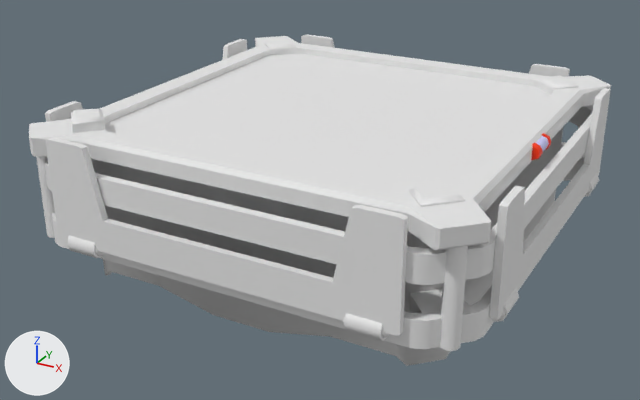
Before and after pictures for a commit that changed the FBX model Assets/asteroid-hatch.fbx.
The view is the same before and after, from a 50 mm lens placed at (0.0574, -0.1103, 0.0495), pointed at (-0.0016, -0.003, -0.0042). Lighting does not change. The marker at lower left points along +X, +Y and +Z. Objects named as collision shapes, trigger or cutter boxes, shadow casters or lower levels of detail are left out. Where no turn or scale is listed for an object, it has been applied to the vertices.

Names of what the first picture shows: 'asteroid-hatch', 'circular-hinge_003', 'clamp', 'clamp_001', 'clamp_002', 'clamp_003', 'frame', 'frame_001', 'outer-cylinder_002', 'outer-cylinder_003'.
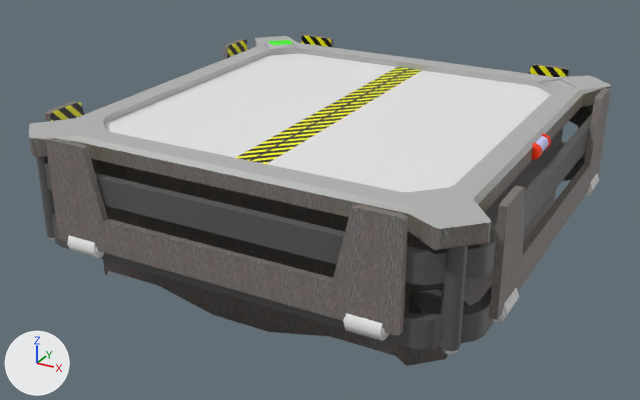
The newer file is also turned or shifted as a whole; pictures and numbers use the older file's frame.

Boxes (x1, y1, x2, y2) around the edits, measured in the pictures (640 x 400 px):
'clamp_001', recoloured, surface changed: (46, 138, 408, 335) in both
'frame', recoloured, surface changed: (45, 106, 594, 285) in both
'clamp_003', recoloured, surface changed: (489, 88, 611, 320) in both
'frame_001', recoloured, surface changed (grey to black): (52, 142, 585, 349) in both
'outer-cylinder_003', recoloured: (440, 246, 468, 351) in both
'clamp_002', recoloured, surface changed: (45, 39, 247, 161) in both
'clamp', recoloured: (301, 34, 570, 134) in both
'outer-cylinder_002', recoloured: (36, 156, 55, 238) in both
part 1 of me_asteroid_hatch, cut back: before (71, 43, 583, 214); after (532, 79, 578, 94)
part 2 of me_asteroid_hatch, recoloured: (29, 36, 611, 366) in both

Patch to the scene script:
```diff
--- a/Assets/asteroid-hatch.fbx.py
+++ b/Assets/asteroid-hatch.fbx.py
@@ me_clamp @@
 me_clamp.from_pydata(...)  # 40 vertices, 32 faces; spans x -0.025..0.025, y 0.0..0.001, z 0.0..0.0143
-me_clamp.materials.append(mat_unnamed)  # white #e7e7e7
+me_clamp.materials.append(mat_asteroid_hatch__asteroid_hatch_png)  # picture img_asteroid_hatch_png
@@ me_asteroid_hatch @@
 # used by ob_asteroid_hatch; location = (0.0, 0.0, 0.0); rotation_euler = (0.0, 0.0, 3.142), in degrees (0, 0, 180); scale = (0.01, 0.01, 0.01)
-me_asteroid_hatch.from_pydata(...)  # 400 vertices, 374 faces; spans x -3.26..3.26, y -3.26..3.26, z -1.2..1.21
+me_asteroid_hatch.from_pydata(...)  # 336 vertices, 309 faces; spans x -3.26..3.26, y -3.26..3.26, z -1.2..1.11
+# me_asteroid_hatch part 1: 6 vertices moved from x -2.85..-2.28, y -2.85..-2.28, z 1.06..1.11 to x -2.85..-2.28, y -2.85..-2.28, z 0.97..1.02; 66 vertices removed from x -2.9..2.9, y -2.9..2.9, z 0.94..1.21; 2 vertices added at x -2.54..-2.21, y -2.54..-2.21, z 1.02
+# me_asteroid_hatch part 2: 286 faces spanning x -3.26..3.26, y -3.26..3.26, z -1.2..1.11 switch from mat_unnamed (white #e7e7e7) to mat_asteroid_hatch__asteroid_hatch_png (picture img_asteroid_hatch_png)
@@ me_outer_cylinder_002 @@
 me_outer_cylinder_002.from_pydata(...)  # 72 vertices, 55 faces; spans x -0.00118..0.00118, y -0.0012..0.0012, z -0.01..0.00336
-me_outer_cylinder_002.materials.append(mat_unnamed)  # white #e7e7e7
+me_outer_cylinder_002.materials.append(mat_circular_hinge__asteroid_hatch_png)  # picture img_asteroid_hatch_png
@@ me_clamp_003 @@
 me_clamp_003.from_pydata(...)  # 40 vertices, 32 faces; spans x 0.0..0.001, y -0.025..0.025, z 0.0..0.0143
-me_clamp_003.materials.append(mat_unnamed)  # white #e7e7e7
+# me_clamp_003 part 6: texture (UV) coordinates changed
+me_clamp_003.materials.append(mat_asteroid_hatch__asteroid_hatch_png)  # picture img_asteroid_hatch_png
@@ me_frame @@
 me_frame.from_pydata(...)  # 64 vertices, 64 faces; spans x -0.0323..0.0323, y -0.0323..0.0323, z -0.0021..0.0016
-me_frame.materials.append(mat_unnamed)  # white #e7e7e7
+# me_frame part 3: texture (UV) coordinates changed
+me_frame.materials.append(mat_asteroid_hatch__asteroid_hatch_png)  # picture img_asteroid_hatch_png
@@ me_clamp_002 @@
 me_clamp_002.from_pydata(...)  # 40 vertices, 32 faces; spans x -0.001..0.0, y -0.025..0.025, z 0.0..0.0143
-me_clamp_002.materials.append(mat_unnamed)  # white #e7e7e7
+# me_clamp_002 part 5: texture (UV) coordinates changed
+me_clamp_002.materials.append(mat_asteroid_hatch__asteroid_hatch_png)  # picture img_asteroid_hatch_png
@@ me_outer_cylinder_003 @@
 me_outer_cylinder_003.from_pydata(...)  # 72 vertices, 55 faces; spans x -0.00118..0.00118, y -0.0012..0.0012, z -0.01..0.00336
-me_outer_cylinder_003.materials.append(mat_unnamed)  # white #e7e7e7
+me_outer_cylinder_003.materials.append(mat_circular_hinge__asteroid_hatch_png)  # picture img_asteroid_hatch_png
@@ me_frame_001 @@
 me_frame_001.from_pydata(...)  # 176 vertices, 128 faces; spans x -0.0323..0.0323, y -0.0323..0.0323, z -0.0102..-0.0065
-me_frame_001.materials.append(mat_unnamed)  # white #e7e7e7
+# me_frame_001 part 7: texture (UV) coordinates changed
+me_frame_001.materials.append(mat_asteroid_hatch__asteroid_hatch_png)  # picture img_asteroid_hatch_png
@@ me_clamp_001 @@
 me_clamp_001.from_pydata(...)  # 40 vertices, 32 faces; spans x -0.025..0.025, y -0.001..0.0, z 0.0..0.0143
-me_clamp_001.materials.append(mat_unnamed)  # white #e7e7e7
+# me_clamp_001 part 4: texture (UV) coordinates changed
+me_clamp_001.materials.append(mat_asteroid_hatch__asteroid_hatch_png)  # picture img_asteroid_hatch_png
```
